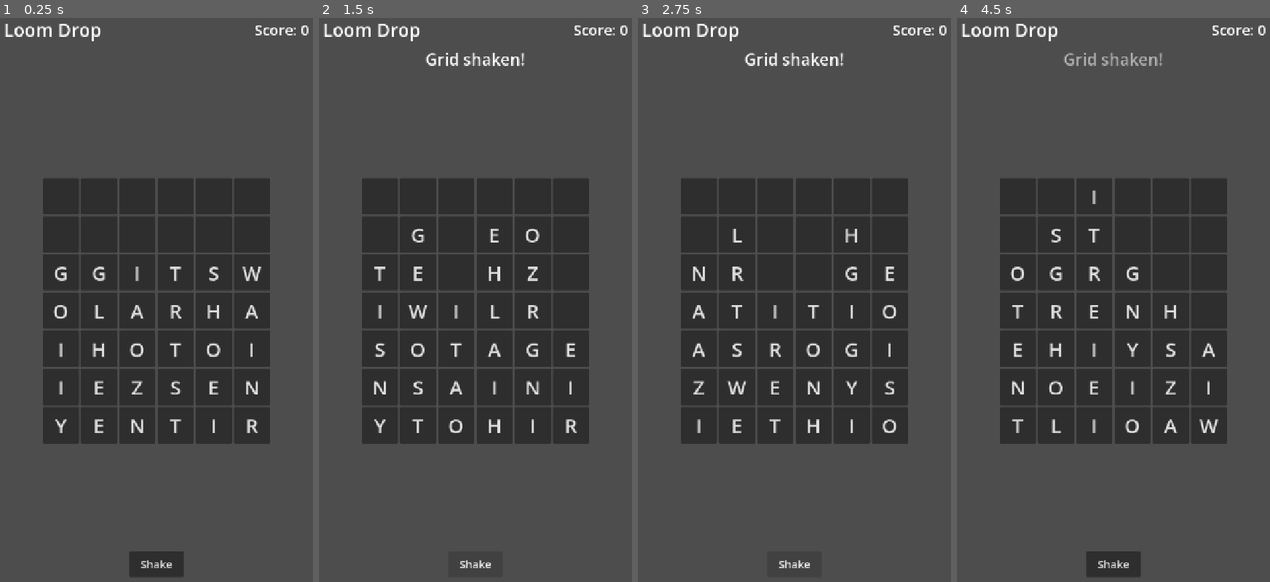
Above: before the commit, frames 1-4 (left to right).
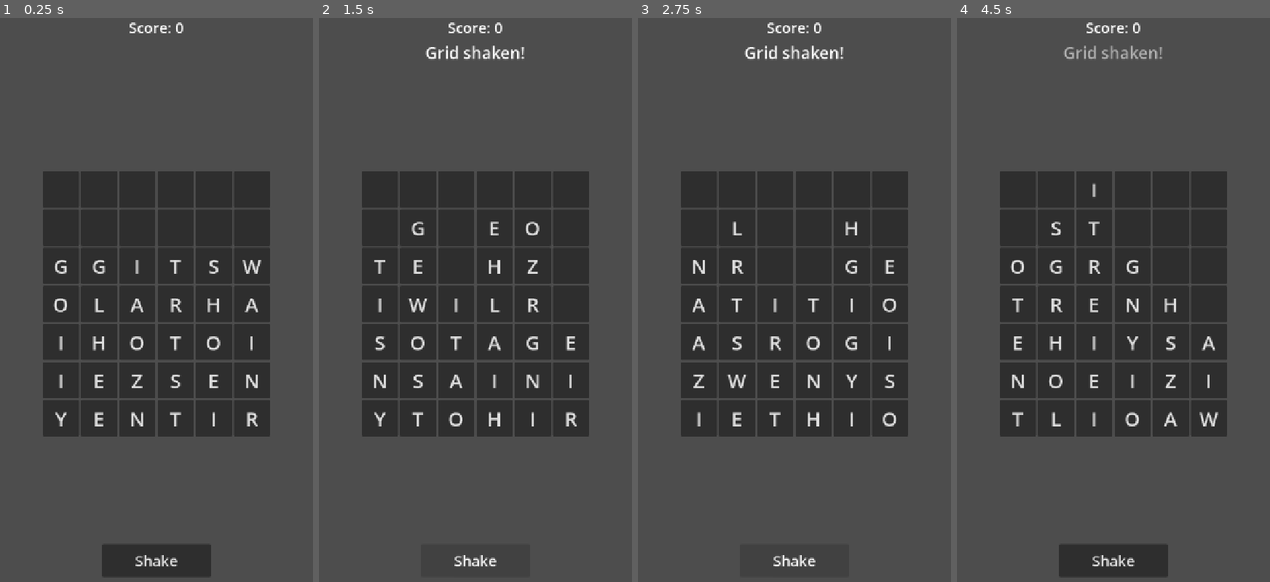
Above: after the commit, the same moments.

Repository: lux-sp4rk/wrdfall
Game: Godot game, scene res://scenes/LoomDrop.tscn
Same seed, same stepped clock (60 frames per second), same inputs: the game is played once before the commit and once after it.
Inputs (mouse positions are in pixels of both pictures, inside the frame that each line leads up to):
- Up to frame 1 (0.25 s): no input
- Up to frame 2 (1.5 s): click "Shake" at 0.5 s; click "Shake" at 1.25 s
- Up to frame 3 (2.75 s): click "Shake" at 2 s
- Up to frame 4 (4.5 s): tap Enter at 2.75, 4.25 s; move the mouse to (1185, 266) at 2.77 s; click (1185, 266) at 2.92 s; tap Space at 3.5 s; move the mouse to (1047, 328) at 3.52 s; click (1047, 328) at 3.67 s; move the mouse to (1144, 170) at 4.27 s; click (1144, 170) at 4.42 s

The runs differ from the first frame. In frame 1, 7.8% of the frame differs, in the area x 1-99%, y 0-99%; in frame 2, 7.2%; in frame 3, 7.1%; in frame 4, 8.2%.

Commit message:
refactor: Improve UI layout for better tap accessibility
- Remove title to maximize game space
- Center score at top, close to grid
- Move shake button under grid (closer to action)
- Make shake button 2x larger (240x72, was 120x56)
- Increase shake button font size (32, was 24)
- Reduce spacing between elements for tighter layout

Optimizes for frequent shake button tapping during gameplay

Co-Authored-By: Claude Sonnet 4.5 <noreply@anthropic.com>

Diff:
--- a/godot/scenes/LoomDrop.tscn
+++ b/godot/scenes/LoomDrop.tscn
@@ -25,23 +25,14 @@
 
 [node name="VBox" type="VBoxContainer" parent="MarginContainer"]
 layout_mode = 2
-theme_override_constants/separation = 12
+theme_override_constants/separation = 8
 
-[node name="HeaderRow" type="HBoxContainer" parent="MarginContainer/VBox"]
-layout_mode = 2
-
-[node name="Header" type="Label" parent="MarginContainer/VBox/HeaderRow"]
-layout_mode = 2
-size_flags_horizontal = 3
-theme_override_font_sizes/font_size = 40
-text = "Loom Drop"
-
-[node name="ScoreLabel" type="Label" parent="MarginContainer/VBox/HeaderRow"]
+[node name="ScoreLabel" type="Label" parent="MarginContainer/VBox"]
 unique_name_in_owner = true
 layout_mode = 2
 theme_override_font_sizes/font_size = 32
 text = "Score: 0"
-horizontal_alignment = 2
+horizontal_alignment = 1
 
 [node name="WordLabel" type="Label" parent="MarginContainer/VBox"]
 unique_name_in_owner = true
@@ -62,14 +53,12 @@
 theme_override_constants/v_separation = 4
 columns = 7
 
-[node name="ActionButtons" type="HBoxContainer" parent="MarginContainer/VBox"]
+[node name="ActionButtons" type="CenterContainer" parent="MarginContainer/VBox"]
 layout_mode = 2
-theme_override_constants/separation = 16
-alignment = 1
 
 [node name="ShakeButton" type="Button" parent="MarginContainer/VBox/ActionButtons"]
 unique_name_in_owner = true
-custom_minimum_size = Vector2(120, 56)
+custom_minimum_size = Vector2(240, 72)
 layout_mode = 2
-theme_override_font_sizes/font_size = 24
+theme_override_font_sizes/font_size = 32
 text = "Shake"
